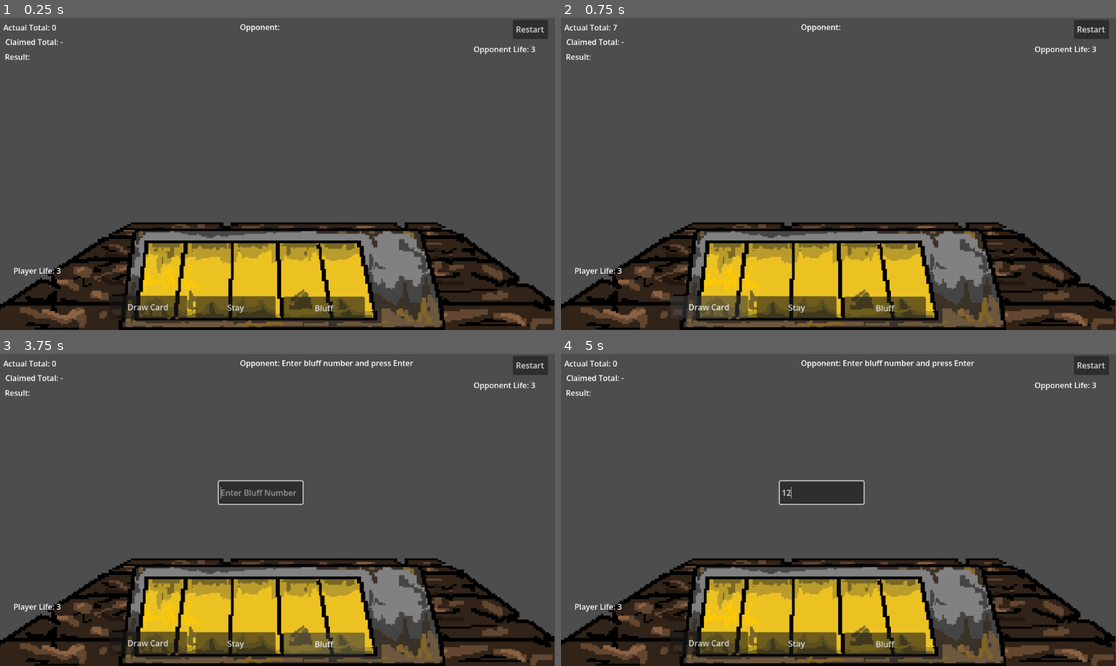
Above: before the commit, frames 1-4 (two rows, left to right).
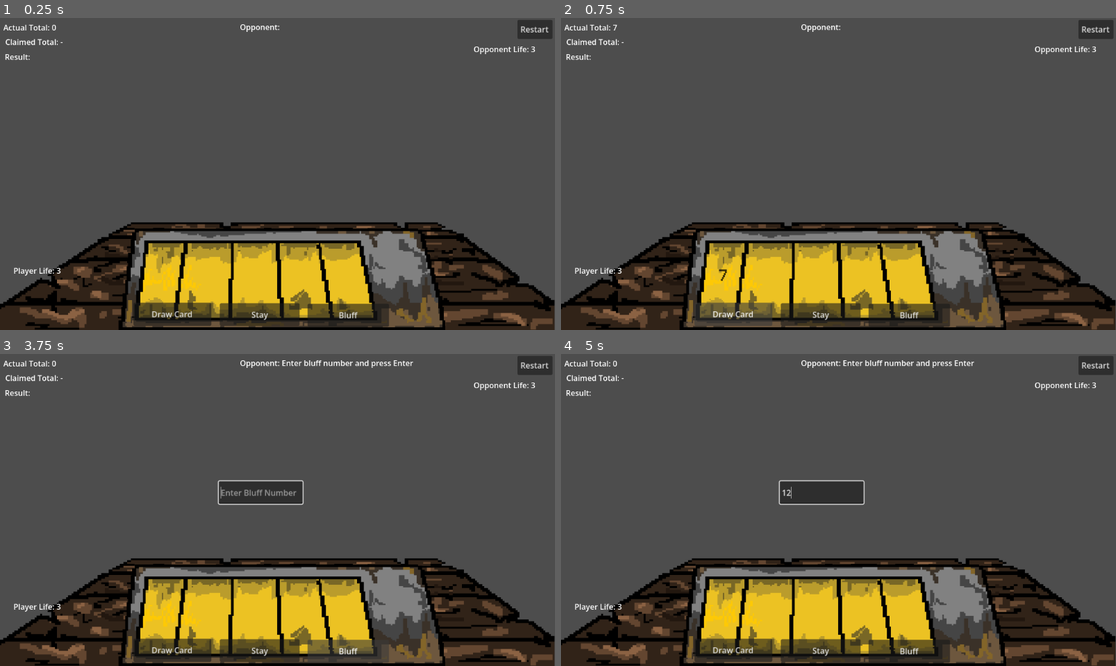
Above: after the commit, the same moments.

Repository: Yatagarasu163/BluffJack
Game: Godot game, scene res://Main.tscn
Two runs of this game, one before a commit and one after it. Both use one fixed random seed, a clock stepped at 60 frames per second and the inputs below.
Inputs (mouse positions are in pixels of both pictures, inside the frame that each line leads up to):
- Up to frame 1 (0.25 s): no input
- Up to frame 2 (0.75 s): click "Draw Card" at 0.5 s
- Up to frame 3 (3.75 s): click "Restart" at 1.25 s; click "Restart" at 2 s; click "Restart" at 2.75 s; click "Bluff" at 3.5 s
- Up to frame 4 (5 s): click (821, 491) at 4.27 s; type "12" at 4.35 s

The runs differ from the first frame. In frame 1, 2.3% of the frame differs, in the area x 20-100%, y 0-99%; in frame 2, 2.5%, in the area x 19-100%, y 0-99%; in frame 3, 2.3%; in frame 4, 2.3%.

Commit message:
Cards spawning
The number sprites will spawn inside the monitor with a little fade in and fade out for the moment can take it off when adding the card animation

Diff:
--- /dev/null
+++ b/bluff-jack/Assets/Scripts/MonitorCards.gd
@@ -0,0 +1,51 @@
+extends Node2D
+
+var card_textures = {}
+var slot_nodes = []
+var shown_cards = []
+
+func _ready():
+	for i in range(1, 10):
+		card_textures[i] = load("res://Assets/cards/%d.png" % i)
+
+	slot_nodes = [
+		$Slot1,
+		$Slot2,
+		$Slot3,
+		$Slot4,
+		$Slot5
+	]
+
+func show_card(card_value: int):
+	if shown_cards.size() >= slot_nodes.size():
+		return
+
+	var slot = slot_nodes[shown_cards.size()]
+
+	var card_sprite = Sprite2D.new()
+	card_sprite.texture = card_textures[card_value]
+	card_sprite.position = slot.position
+	card_sprite.scale = Vector2(1, 1)
+	card_sprite.modulate.a = 0.0
+
+	add_child(card_sprite)
+	shown_cards.append(card_sprite)
+
+	var tween = create_tween()
+	#Fade in Value
+	tween.tween_property(card_sprite, "modulate:a", 1.0, 0.25)
+
+func clear_cards():
+	for card in shown_cards:
+		if is_instance_valid(card):
+			var tween = create_tween()
+			#Fade Out
+			tween.tween_property(card, "modulate:a", 0.0, 0.25)
+
+			#Waiting for th fade to end before removing the card numbers
+			tween.tween_callback(func():
+				if is_instance_valid(card):
+					card.queue_free()
+			)
+
+	shown_cards.clear()
--- a/bluff-jack/Main.gd
+++ b/bluff-jack/Assets/Scripts/PlayerControl.gd
@@ -30,6 +30,8 @@
 	opponent_total = randi_range(15, 25)
 	game_over = false
 
+	$MonitorCards.clear_cards()
+
 	$ActualTotalLabel.text = "Actual Total: 0"
 	$ClaimedTotalLabel.text = "Claimed Total: -"
 	$ResultLabel.text = "Result:"
@@ -51,12 +53,15 @@
 
 	var card = randi_range(1, 9)
 	cards.append(card)
+	$MonitorCards.show_card(card)
+
 
 	actual_total = 0
 	for i in cards:
 		actual_total += i
 
 	$ActualTotalLabel.text = "Actual Total: " + str(actual_total)
+
 # To have actual number without bluffing
 func _on_stay_button_pressed():
 	if game_over:
@@ -159,6 +164,8 @@
 	$ResultLabel.text = message
 	$BluffUI/Control/BluffInput.visible = false
 
+	$MonitorCards.clear_cards()
+
 	if player_life <= 0:
 		$ResultLabel.text = message + " Game Over! You lose the match."
 
@@ -172,6 +179,8 @@
 	$ResultLabel.text = message
 	$BluffUI/Control/BluffInput.visible = false
 
+	$MonitorCards.clear_cards()
+
 	if opponent_life <= 0:
 		$ResultLabel.text = message + " You win "
 
--- a/bluff-jack/Main.tscn
+++ b/bluff-jack/Main.tscn
@@ -1,8 +1,9 @@
 [gd_scene format=3 uid="uid://dk8vmtpnubwkt"]
 
-[ext_resource type="Script" uid="uid://b2wxefweqctn1" path="res://Main.gd" id="1_glv2v"]
+[ext_resource type="Script" uid="uid://b2wxefweqctn1" path="res://Assets/Scripts/PlayerControl.gd" id="1_glv2v"]
 [ext_resource type="Texture2D" uid="uid://ysn5gxf7npkb" path="res://Assets/environment/table reworked the looonnggg way now in 4k (2).png" id="2_r0du0"]
 [ext_resource type="Texture2D" uid="uid://cxbha1fqn4ido" path="res://Assets/environment/monitor upscaled.png" id="3_cm0pq"]
+[ext_resource type="Script" uid="uid://ny3drku50ag8" path="res://Assets/Scripts/MonitorCards.gd" id="4_cm0pq"]
 
 [node name="Main" type="Node2D" unique_id=382712453]
 position = Vector2(575.00006, 507)
@@ -70,10 +71,10 @@
 scale = Vector2(1.0416666, 1.0416666)
 
 [node name="BluffButton" type="Button" parent="BluffUI" unique_id=61446488]
-offset_left = 347.0
-offset_top = 2.0
-offset_right = 509.0
-offset_bottom = 48.0
+offset_left = 394.91998
+offset_top = 15.640039
+offset_right = 556.92
+offset_bottom = 61.640038
 text = "Bluff"
 metadata/_edit_use_anchors_ = true
 
@@ -105,18 +106,18 @@
 scale = Vector2(1.0416666, 1.0416666)
 
 [node name="DrawCardButton" type="Button" parent="ActionButton" unique_id=1605012144]
-offset_left = 241.0
-offset_top = 574.0
-offset_right = 396.0
-offset_bottom = 620.0
+offset_left = 288.91998
+offset_top = 587.64
+offset_right = 443.91998
+offset_bottom = 633.64
 text = "Draw Card"
 metadata/_edit_use_anchors_ = true
 
 [node name="StayButton" type="Button" parent="ActionButton" unique_id=1478570547]
-offset_left = 413.0
-offset_top = 575.0
-offset_right = 572.0
-offset_bottom = 620.0
+offset_left = 460.91998
+offset_top = 588.64
+offset_right = 619.92
+offset_bottom = 633.64
 text = "Stay"
 metadata/_edit_use_anchors_ = true
 
@@ -125,12 +126,30 @@
 scale = Vector2(1.0416666, 1.0416666)
 
 [node name="RestartButton" type="Button" parent="RestartUI" unique_id=906117710]
-offset_left = 1045.3999
-offset_top = 24.120003
-offset_right = 1115.3999
+offset_left = 1054.0402
+offset_top = 24.12
+offset_right = 1124.0402
 offset_bottom = 62.120003
 text = "Restart"
 metadata/_edit_use_anchors_ = true
+
+[node name="MonitorCards" type="Node2D" parent="." unique_id=1026316270]
+script = ExtResource("4_cm0pq")
+
+[node name="Slot1" type="Marker2D" parent="MonitorCards" unique_id=1195413463]
+position = Vector2(-239.00006, 27)
+
+[node name="Slot2" type="Marker2D" parent="MonitorCards" unique_id=1553201821]
+position = Vector2(-148.00006, 27)
+
+[node name="Slot3" type="Marker2D" parent="MonitorCards" unique_id=2025908435]
+position = Vector2(-44.00006, 27)
+
+[node name="Slot4" type="Marker2D" parent="MonitorCards" unique_id=191959639]
+position = Vector2(55.99994, 27)
+
+[node name="Slot5" type="Marker2D" parent="MonitorCards" unique_id=436614274]
+position = Vector2(146.99994, 27)
 
 [connection signal="pressed" from="BluffUI/BluffButton" to="." method="_on_bluff_button_pressed"]
 [connection signal="text_submitted" from="BluffUI/Control/BluffInput" to="." method="_on_bluff_input_text_submitted"]
Not shown, added: bluff-jack/Assets/Scripts/MonitorCards.gd.uid
Renamed: bluff-jack/Main.gd.uid -> bluff-jack/Assets/Scripts/PlayerControl.gd.uid
